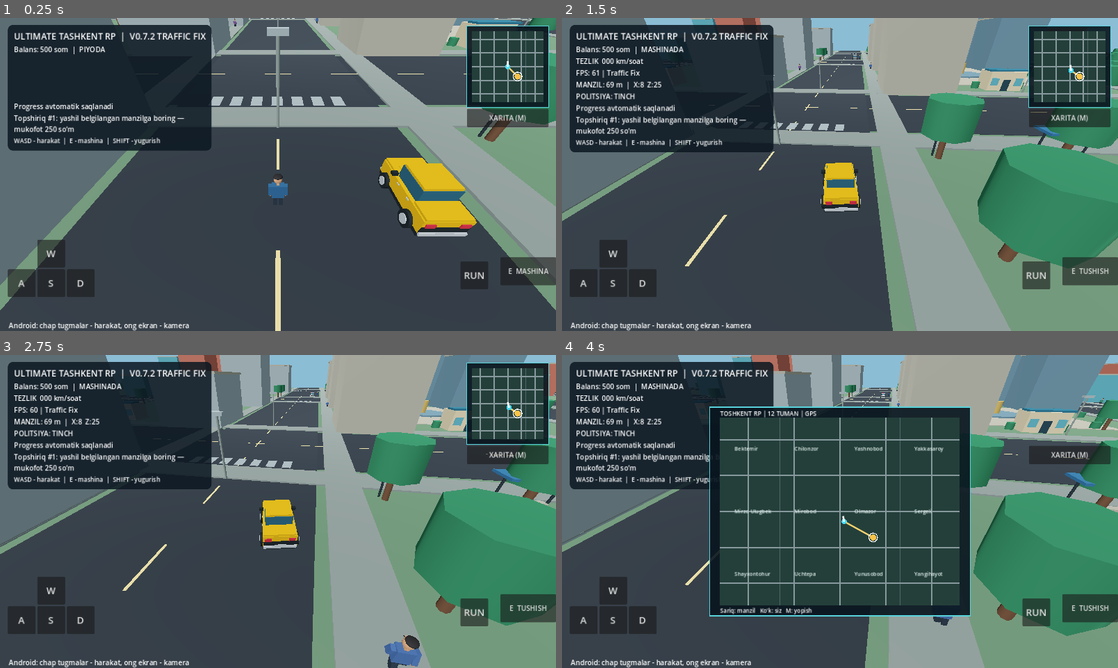
Above: before the commit, frames 1-4 (two rows, left to right).
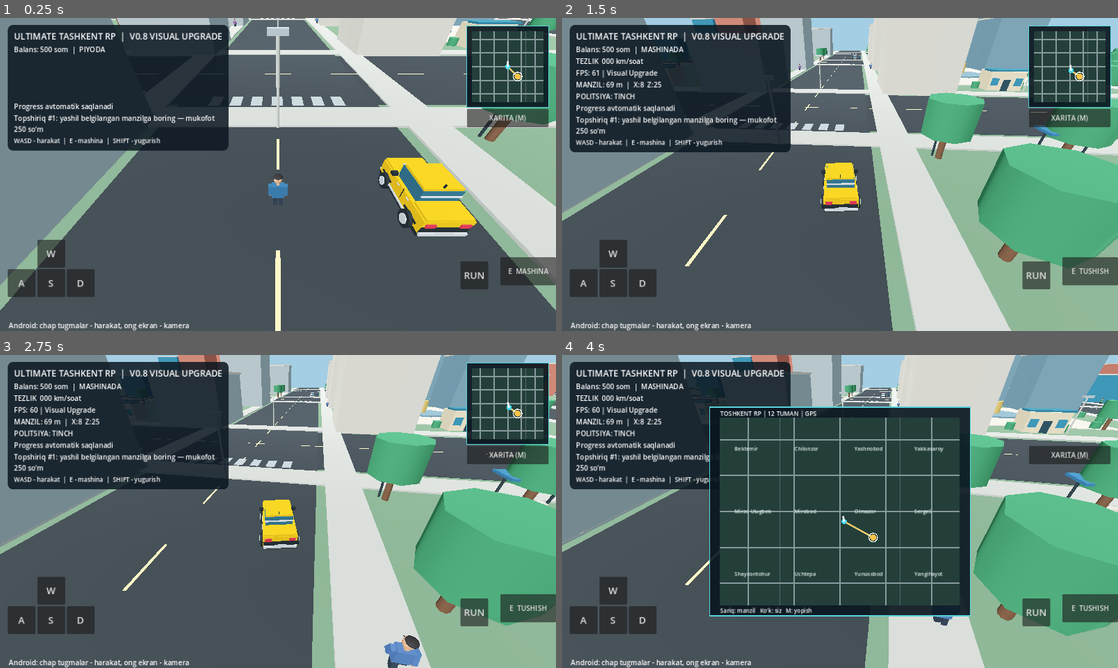
Above: after the commit, the same moments.

Repository: uzumseller500-bot/ultimate-tashkent-rp
Game: Godot game, scene res://scenes/main.tscn
Same seed, same stepped clock (60 frames per second), same inputs: the game is played once before the commit and once after it.
Inputs (mouse positions are in pixels of both pictures, inside the frame that each line leads up to):
- Up to frame 1 (0.25 s): no input
- Up to frame 2 (1.5 s): tap Enter at 0.5 s; move the mouse to (962, 158) at 0.52 s; hold D 0.53-1.25 s; tap E at 0.6 s; click (962, 158) at 0.67 s; drag from (728, 190) to (812, 237) at 1.27 s
- Up to frame 3 (2.75 s): move the mouse to (333, 442) at 2.02 s; hold D from 2.03 s (still down); hold Shift from 2.03 s (still down)
- Up to frame 4 (4 s): release D at 2.75 s; release Shift at 2.75 s; drag from (812, 574) to (673, 464) at 2.77 s; move the mouse to (1006, 558) at 3.52 s; hold A from 3.53 s (still down); tap M at 3.6 s

The runs differ from the first frame. In frame 1, 29% of the frame differs, in the area x 0-100%, y 0-100%; in frame 2, 45%; in frame 3, 45%; in frame 4, 35%.

Commit message:
V0.8 visual upgrade: building facades, detailed sedans, human faces, brighter daylight

Diff:
--- a/scripts/main.gd
+++ b/scripts/main.gd
@@ -172,26 +172,26 @@
 	var env := WorldEnvironment.new()
 	var res := Environment.new()
 	res.background_mode = Environment.BG_COLOR
-	res.background_color = Color("8bbdd5")
+	res.background_color = Color("a4cee3")
 	res.ambient_light_source = Environment.AMBIENT_SOURCE_COLOR
 	res.ambient_light_color = Color("d5e3e9")
-	res.ambient_light_energy = 0.30
+	res.ambient_light_energy = 0.48
 	res.tonemap_mode = Environment.TONE_MAPPER_FILMIC
 	env.environment = res
 	add_child(env)
 	var sun := DirectionalLight3D.new()
 	sun.rotation_degrees = Vector3(-52, -34, 0)
-	sun.light_energy = 0.68
+	sun.light_energy = 1.05
 	sun.shadow_enabled = false # Web performance: dynamic shadows off in Lite mode.
 	add_child(sun)
 	var ground := _mat(Color("65866a"))
-	var asphalt := _mat(Color("303840"))
-	var side := _mat(Color("838e8a"))
+	var asphalt := _mat(Color("30373c"))
+	var side := _mat(Color("b1b4ad"))
 	var stripe := _mat(Color("f1da95"))
 	var trunk := _mat(Color("684a36"))
-	var leaf := _mat(Color("317e59"))
-	var glass := _mat(Color("60a6b6"), 0.26)
-	var concrete := _mat(Color("a9a698"))
+	var leaf := _mat(Color("3c885d"))
+	var glass := _mat(Color("397d9a"), 0.18)
+	var concrete := _mat(Color("c4c0b4"))
 	var red := _mat(Color("ba6c5c"))
 	var blue := _mat(Color("658595"))
 	var white := _mat(Color("9ca9ad"))
@@ -226,12 +226,22 @@
 			else:
 				var h := 11.0 + float(abs(ix*13+iz*7)%5)*6.0
 				var m: Material = facade[absi(ix*3+iz*5)%facade.size()]
+				var facade_dark := _mat(Color("304e5a"))
+				var facade_trim := _mat(Color("d2d1c7"))
 				_box(self, "Building", Vector3(x,h/2,z), Vector3(16,h,17),m,true)
 				for floor_i in range(1, int(h/4.0)):
+					var floor_y: float = float(floor_i)*4.0
+					_box(self,"Floor trim",Vector3(x,floor_y-1.35,z-8.61),Vector3(16.2,.13,.22),facade_trim)
 					for col_i in range(3):
-						_box(self,"Window",Vector3(x-5+col_i*5, floor_i*4.0,z-8.55),Vector3(2.7,2,0.07),glass)
+						var wx: float = x-5.0+float(col_i)*5.0
+						_box(self,"Window frame",Vector3(wx,floor_y,z-8.58),Vector3(3.15,2.42,.11),facade_dark)
+						_box(self,"Window glass",Vector3(wx,floor_y,z-8.66),Vector3(2.75,2.06,.09),glass)
+						_box(self,"Window center bar",Vector3(wx,floor_y,z-8.74),Vector3(.08,2.13,.09),facade_trim)
+						_box(self,"Window sill",Vector3(wx,floor_y-1.17,z-8.74),Vector3(3.3,.15,.3),facade_trim)
 				_box(self,"Roof rim",Vector3(x,h+0.25,z),Vector3(16.6,0.5,17.6),concrete)
 				_box(self,"Entrance",Vector3(x,1.6,z-8.65),Vector3(2.5,3.1,0.12),_mat(Color("334b52")))
+				_box(self,"Entrance canopy",Vector3(x,3.45,z-9.45),Vector3(4.4,.26,1.9),facade_trim)
+				_box(self,"Entrance step",Vector3(x,.13,z-9.25),Vector3(3.4,.26,1.2),concrete)
 				_box(self,"Base trim",Vector3(x,0.45,z-8.7),Vector3(16.1,0.65,0.15),side)
 	# A monumental central plaza, fountain and bazaar-style landmark.
 	_box(self,"Central square",Vector3(45,0.08,-45),Vector3(40,0.15,40),concrete)
@@ -320,6 +330,9 @@
 	for x in [-.12,.12]:
 		_sphere(root,"Eye",Vector3(x,.77,-.252),Vector3(.06,.055,.045),hair)
 	_box(root,"Nose",Vector3(0,.66,-.273),Vector3(.08,.12,.09),skin)
+	_box(root,"Mouth",Vector3(0,.48,-.259),Vector3(.14,.025,.02),_mat(Color("875b50")))
+	_box(root,"Jacket collar",Vector3(0,.34,-.225),Vector3(.34,.13,.05),_mat(Color("d5c7ae")))
+	_box(root,"Jacket zipper",Vector3(0,-.12,-.206),Vector3(.026,.68,.03),_mat(Color("d2c7ae")))
 	var left_arm := Node3D.new()
 	left_arm.position = Vector3(-.43,.27,0)
 	root.add_child(left_arm)
@@ -400,7 +413,11 @@
 	_box(vehicle,"Bonnet",Vector3(0,.66,-1.6),Vector3(2.25,.15,1.55),paint)
 	_box(vehicle,"Trunk",Vector3(0,.67,1.76),Vector3(2.26,.15,1.13),paint)
 	_box(vehicle,"Cabin",Vector3(0,1.02,.15),Vector3(2.00,.78,2.08),window)
+	_box(vehicle,"Windshield upper edge",Vector3(0,1.38,-.91),Vector3(1.98,.08,.13),chrome)
+	_box(vehicle,"Windshield lower edge",Vector3(0,.71,-.91),Vector3(2.05,.09,.13),chrome)
+	_box(vehicle,"Rear glass trim",Vector3(0,1.10,1.22),Vector3(2.0,.08,.12),chrome)
 	_box(vehicle,"Roof",Vector3(0,1.47,.16),Vector3(1.94,.15,1.92),paint)
+	_box(vehicle,"Roof antenna",Vector3(0,1.61,1.04),Vector3(.07,.27,.07),tire)
 	for sx in [-1.0,1.0]:
 		for z in [-1.45,1.45]:
 			var wheel := _cylinder(vehicle,"Wheel",Vector3(sx*1.25,-.33,z),.51,.31,tire)
@@ -410,6 +427,10 @@
 		_box(vehicle,"Side mirror",Vector3(sx*1.31,.83,-.85),Vector3(.33,.19,.28),tire)
 		_box(vehicle,"Door handle",Vector3(sx*1.23,.50,-.27),Vector3(.055,.055,.22),chrome)
 		_box(vehicle,"Rear handle",Vector3(sx*1.23,.50,.83),Vector3(.055,.055,.22),chrome)
+		_box(vehicle,"Door separator",Vector3(sx*1.236,.37,.30),Vector3(.025,.66,.035),tire)
+		_box(vehicle,"Side sill",Vector3(sx*1.22,-.19,0),Vector3(.10,.11,2.6),chrome)
+		_box(vehicle,"Wheel arch trim front",Vector3(sx*1.21,.05,-1.45),Vector3(.08,.12,1.18),tire)
+		_box(vehicle,"Wheel arch trim rear",Vector3(sx*1.21,.05,1.45),Vector3(.08,.12,1.18),tire)
 		_box(vehicle,"Front light",Vector3(sx*.83,.36,-2.41),Vector3(.48,.22,.07),_mat(Color("f7eed4")))
 		_box(vehicle,"Rear light",Vector3(sx*.83,.36,2.42),Vector3(.46,.22,.07),red)
 	_box(vehicle,"Front grille",Vector3(0,.23,-2.45),Vector3(1.04,.26,.09),tire)
@@ -488,7 +509,7 @@
 	var labels := VBoxContainer.new()
 	top.add_child(labels)
 	var title := Label.new()
-	title.text = "ULTIMATE TASHKENT RP  |  V0.7.2 TRAFFIC FIX"
+	title.text = "ULTIMATE TASHKENT RP  |  V0.8 VISUAL UPGRADE"
 	title.add_theme_font_size_override("font_size",20)
 	labels.add_child(title)
 	coins_label = Label.new()
@@ -648,7 +669,7 @@
 		if speed_label:
 			speed_label.text = "TEZLIK  %03d km/soat" % int(absf(car_velocity)*5.0) if car_mode else "PIYODA  •  WASD"
 		if fps_label:
-			fps_label.text = "FPS: %d | Traffic Fix" % Engine.get_frames_per_second()
+			fps_label.text = "FPS: %d | Visual Upgrade" % Engine.get_frames_per_second()
 		if navigation_label:
 			var focus_position: Vector3 = car.global_position if car_mode else player.global_position
 			var meters := int(focus_position.distance_to(mission_target))
